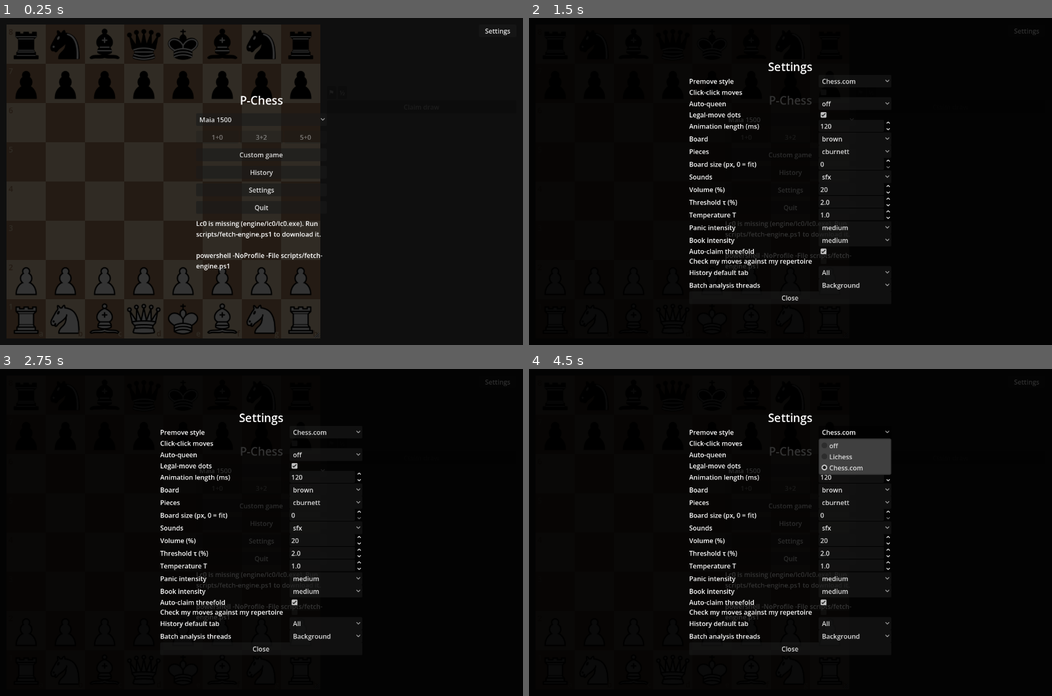
Above: before the commit, frames 1-4 (two rows, left to right).
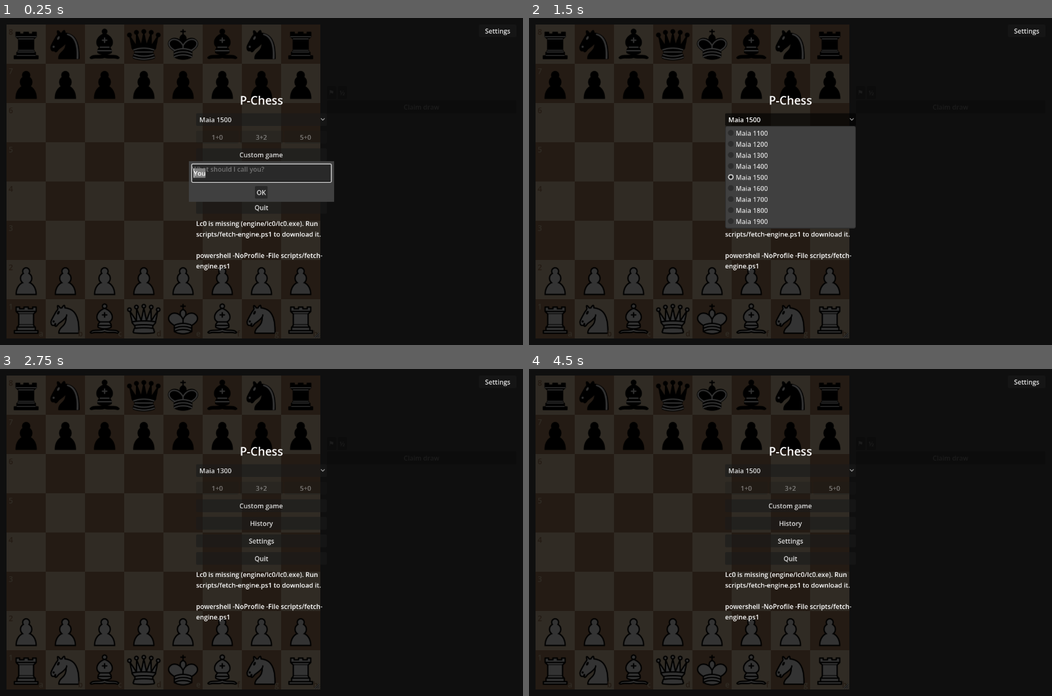
Above: after the commit, the same moments.

Repository: Laginho/P-Chess
Game: Godot game, scene res://ui/main.tscn
Two runs of this game, one before a commit and one after it. Both use one fixed random seed, a clock stepped at 60 frames per second and the inputs below.
Inputs (mouse positions are in pixels of both pictures, inside the frame that each line leads up to):
- Up to frame 1 (0.25 s): no input
- Up to frame 2 (1.5 s): click (790, 191) at 0.5 s, where only the run after the commit has a clickable "OK"; click "Maia 1500" at 1.25 s
- Up to frame 3 (2.75 s): click "Custom game" at 2 s
- Up to frame 4 (4.5 s): click "Maia 1500" (after the commit: "Maia 1300") at 2.75 s; click "History" at 3.5 s; click (853, 431) at 4.25 s, where only the run before the commit has a clickable "Chess.com"

The runs differ from the first frame. In frame 1, 2.2% of the frame differs, in the area x 36-64%, y 43-57%; in frame 2, 50%, in the area x 1-98%, y 2-98%; in frame 3, 48%; in frame 4, 49%.

Commit message:
feat: ask for the player name and show history identities (UI-018)

Diff:
--- a/ui/history_screen.gd
+++ b/ui/history_screen.gd
@@ -77,7 +77,7 @@
 func _add_card(list: Node, record: Dictionary) -> void:
 	var game: Dictionary = record.game
 	var headers: Dictionary = game.headers
-	var colour := "w" if headers.get("White", "") == "You" else "b"
+	var colour: String = history.human_colour(headers)
 	var moves := PackedStringArray()
 	for move in game.moves:
 		moves.append(move.uci)
@@ -106,6 +106,8 @@
 	var date: String = headers.get("Date", record.path.get_file().left(10))
 	var opening: String = thumbnail.opening + "\n" if not thumbnail.opening.is_empty() else ""
 	var human: String = headers.get("White" if colour == "w" else "Black", "?")
+	if not headers.has("HumanColor") and human == "You":
+		human = preferences.get_value("player_name")
 	var opponent: String = headers.get("Black" if colour == "w" else "White", "?")
 	text.text = "%s%s  ·  %s (%s) x %s (%s)\n%s (%s)  ·  %d moves\n%s" % [opening, date, human, "White" if colour == "w" else "Black", opponent, "Black" if colour == "w" else "White", _result_text(game, colour), game.result, (moves.size() + 1) / 2, _analysis_text(record.path)]
 	details.add_child(text)
--- a/ui/main.gd
+++ b/ui/main.gd
@@ -17,6 +17,7 @@
 const AnalysisQueue = preload("res://core/analysis_queue.gd")
 const ReviewScreen = preload("res://ui/review.tscn")
 const HistoryScreen = preload("res://ui/history_screen.tscn")
+const NameDialog = preload("res://ui/name_dialog.tscn")
 
 const WINNERS := {"1-0": "White wins", "0-1": "Black wins", "1/2-1/2": "Draw"}
 const MIN_BOARD_SIZE := 320
@@ -36,6 +37,7 @@
 var settings_screen := SettingsScreen.instantiate()
 var review := ReviewScreen.instantiate()
 var history_screen := HistoryScreen.instantiate()
+var name_dialog := NameDialog.instantiate()
 var analysis_queue
 var review_analysis_path := ""
 var resign_key := ResignKey.new(Time.get_ticks_msec)
@@ -172,6 +174,7 @@
 	add_child(settings_screen)
 	add_child(review)
 	add_child(history_screen)
+	add_child(name_dialog)
 	history_screen.back_requested.connect(_show_home)
 	history_screen.review_requested.connect(_review_history_game)
 	review.back_history_requested.connect(_show_history)
@@ -186,6 +189,7 @@
 	elif not FileAccess.file_exists(MaiaPlayer.net_path(setup.LEVELS[0])):
 		setup.show_missing("The Maia nets are missing from engine/weights. Run scripts/fetch-engine.ps1 to download them.")
 		$Home.show_missing("The Maia nets are missing from engine/weights.")
+	name_dialog.present(preferences)
 
 
 func _process(_delta: float) -> void:
@@ -319,6 +323,8 @@
 		preferences.save_last_game(new_settings)
 		new_settings = new_settings.duplicate()
 		new_settings.erase("colour_choice")
+	new_settings = new_settings.duplicate()
+	new_settings.player_name = preferences.get_value("player_name")
 	_move_clocks.clear()
 	_history_saved = false
 	if settings.is_empty() or new_settings != rematch(settings) or not board_view.game.is_over():
@@ -400,7 +406,7 @@
 
 func _review_history_game(path: String, saved: Dictionary) -> void:
 	var headers: Dictionary = saved.headers
-	var colour := "w" if headers.get("White", "") == "You" else "b"
+	var colour: String = History.human_colour(headers)
 	var game = Game.new()
 	var clocks := []
 	for move in saved.moves:
@@ -410,6 +416,8 @@
 	game.reason = history.reason(saved)
 	var other: String = headers.get("Black" if colour == "w" else "White", "Maia 1500")
 	var review_settings := {"colour": colour, "level": "maia-" + other.trim_prefix("Maia "), "control": "1+0"}
+	var player_name: String = headers.get("White" if colour == "w" else "Black", "You")
+	review_settings.player_name = preferences.get_value("player_name") if not headers.has("HumanColor") and player_name == "You" else player_name
 	var snapshot: Dictionary = history.read_repertoire(path)
 	review.present(game, clocks, review_settings, history_screen._result_text(saved, colour),
 			setup.book.entries, snapshot.lines, not snapshot.lines.is_empty())
@@ -650,4 +658,4 @@
 
 
 func match_score_text() -> String:
-	return "You %s %s %s Maia %s" % [_format_score(_human_score), String.chr(0x2013), _format_score(_maia_score), settings.level.trim_prefix("maia-")]
+	return "%s %s %s %s Maia %s" % [preferences.get_value("player_name"), _format_score(_human_score), String.chr(0x2013), _format_score(_maia_score), settings.level.trim_prefix("maia-")]
--- /dev/null
+++ b/ui/name_dialog.gd
@@ -0,0 +1,25 @@
+extends AcceptDialog
+
+var store
+
+
+func _ready() -> void:
+	confirmed.connect(_confirm)
+	$Name.text_submitted.connect(func(_text): _confirm())
+	$Name.text_changed.connect(func(text): get_ok_button().disabled = text.strip_edges().is_empty())
+
+
+func present(preferences) -> void:
+	store = preferences
+	if store.has_player_name():
+		return
+	$Name.text = store.get_value("player_name")
+	get_ok_button().disabled = false
+	popup_centered()
+	$Name.grab_focus()
+	$Name.select_all()
+
+
+func _confirm() -> void:
+	if store.set_value("player_name", $Name.text.strip_edges()):
+		hide()
--- /dev/null
+++ b/ui/name_dialog.tscn
@@ -0,0 +1,17 @@
+[gd_scene load_steps=2 format=3]
+
+[ext_resource type="Script" path="res://ui/name_dialog.gd" id="1"]
+
+[node name="NameDialog" type="AcceptDialog"]
+borderless = true
+unresizable = true
+exclusive = true
+dialog_text = "What should I call you?"
+dialog_hide_on_ok = false
+dialog_close_on_escape = false
+script = ExtResource("1")
+
+[node name="Name" type="LineEdit" parent="."]
+custom_minimum_size = Vector2(340, 40)
+text = "You"
+context_menu_enabled = false
Not shown, changed: docs/spec.md
